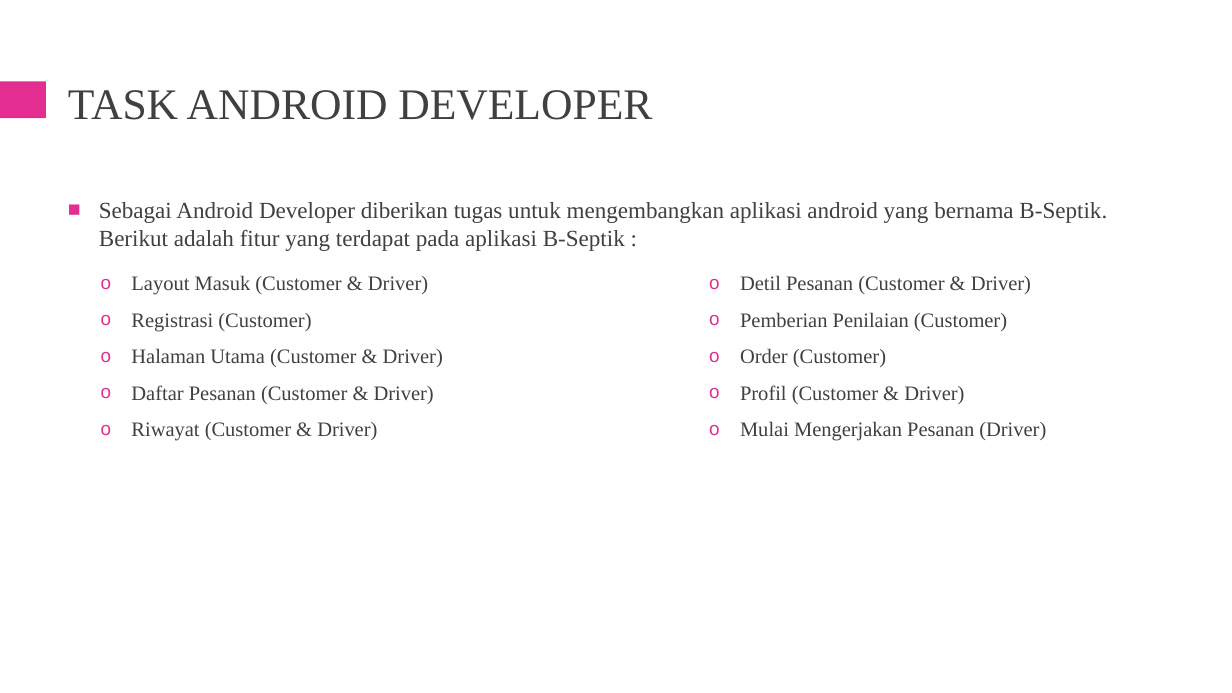
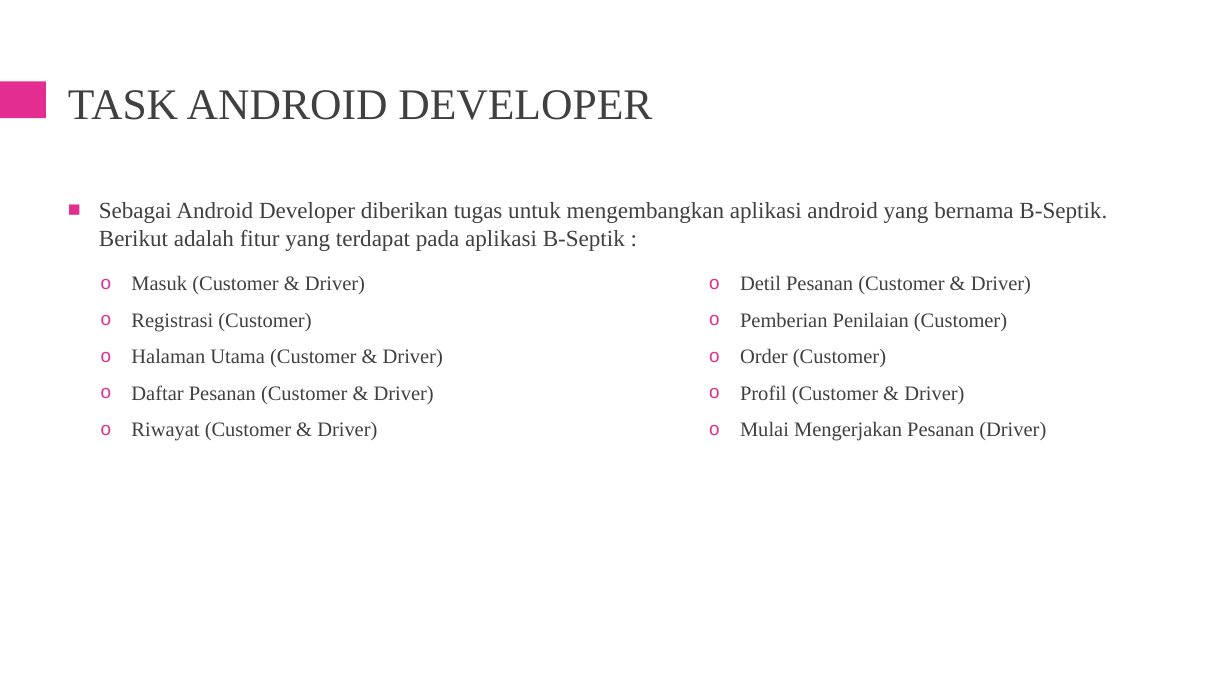
Before and after one commit to palindungan/file_penting_cadangan, a slide deck: slide 5 of PKL Industri 2020/magang_ppt.pptx. Drawn at 1232x693 pixels with LibreOffice and Linux fonts; fonts in the diff are those of the drawing. Boxes give left, top, right and bottom in pixels: in the first picture for what was removed or moved away, otherwise in the second. Text is boxed around its words. In the diff, an @@ line names an element or a change of style, - is before the commit and + after.

Commit message:
update ppt

```diff
--- a/PKL Industri 2020/magang_ppt.pptx
+++ b/PKL Industri 2020/magang_ppt.pptx
@@ text at [131, 275, 365, 294]: text changed @@
-  o Layout Masuk (Customer & Driver)
+  o Masuk (Customer & Driver)
```
Also in this commit, not shown: 1 other file.
